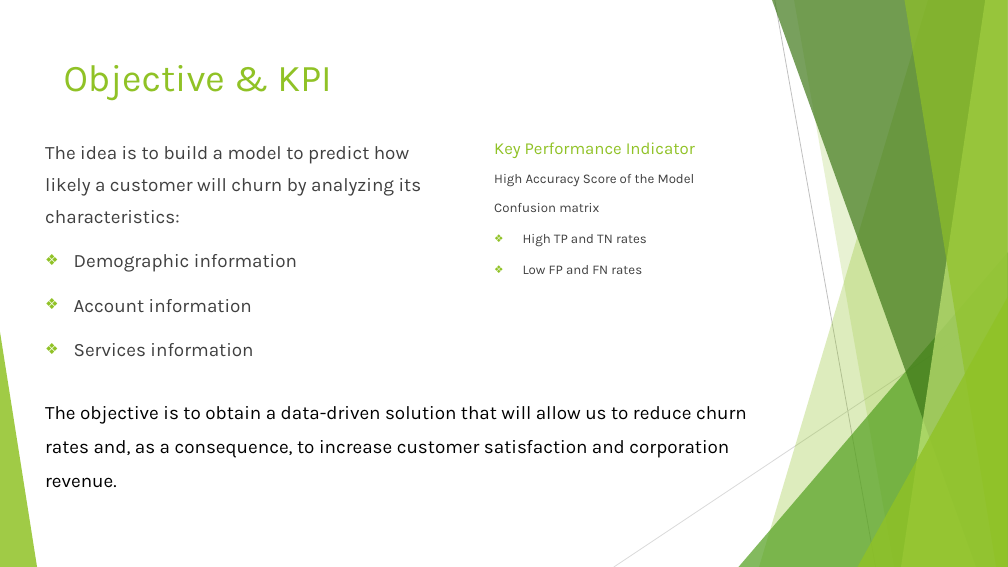
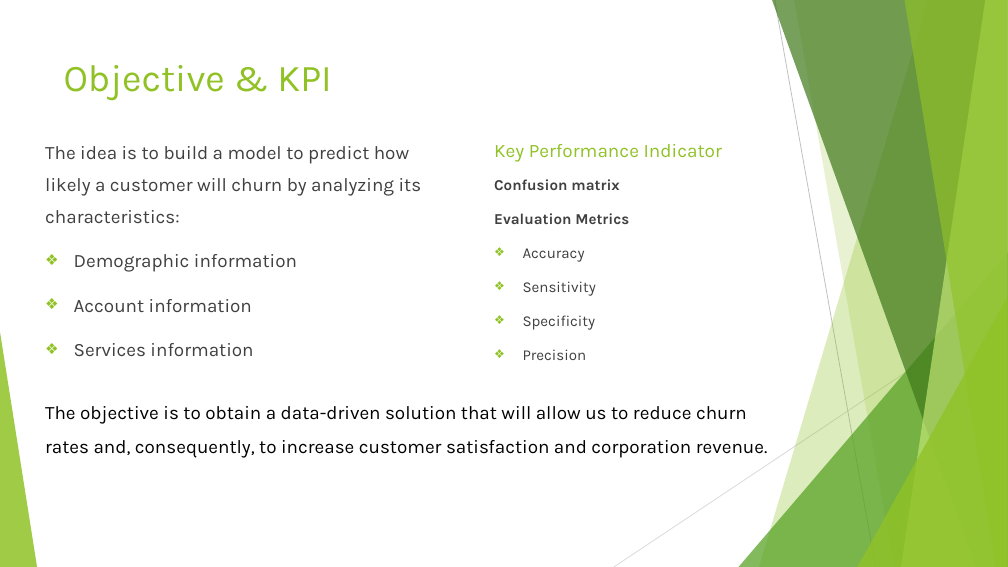
Before and after one commit to Prakul-github/Machine-Learning, a slide deck: slide 4 of Capstone_Project/Capstone project - Telecom Customer Churn.pptx. Drawn at 1008x567 pixels with LibreOffice and Linux fonts; fonts in the diff are those of the drawing. Boxes give left, top, right and bottom in pixels: in the first picture for what was removed or moved away, otherwise in the second. Text is boxed around its words. In the diff, an @@ line names an element or a change of style, - is before the commit and + after.

```diff
--- a/Capstone_Project/Capstone project - Telecom Customer Churn.pptx
+++ b/Capstone_Project/Capstone project - Telecom Customer Churn.pptx
@@ text at [494, 144, 722, 190]: size 16 to 18.1 pt in "Key Performance Indicator"; size 12.7 to 14.4 pt, bold on in "Confusion matrix" @@
@@ text at [494, 174, 695, 187]: paragraph removed @@
-High Accuracy Score of the Model
@@ text at [494, 213, 629, 360]: text changed; size 12.7 to 14.4 pt @@
-❖ High TP and TN rates
-❖ Low FP and FN rates
+Evaluation Metrics
+❖ Accuracy
+❖ Sensitivity
+❖ Specificity
+❖ Precision
@@ text at [45, 406, 768, 458]: text changed @@
-The objective is to obtain a data-driven solution that will allow us to reduce churn rates and, as a consequence, to increase customer satisfaction and corporation revenue.
+The objective is to obtain a data-driven solution that will allow us to reduce churn rates and, consequently, to increase customer satisfaction and corporation revenue.
```
Also in this commit, not shown: 7 other slides changed, 8 slides added, 2 slides removed, 1 other file.
